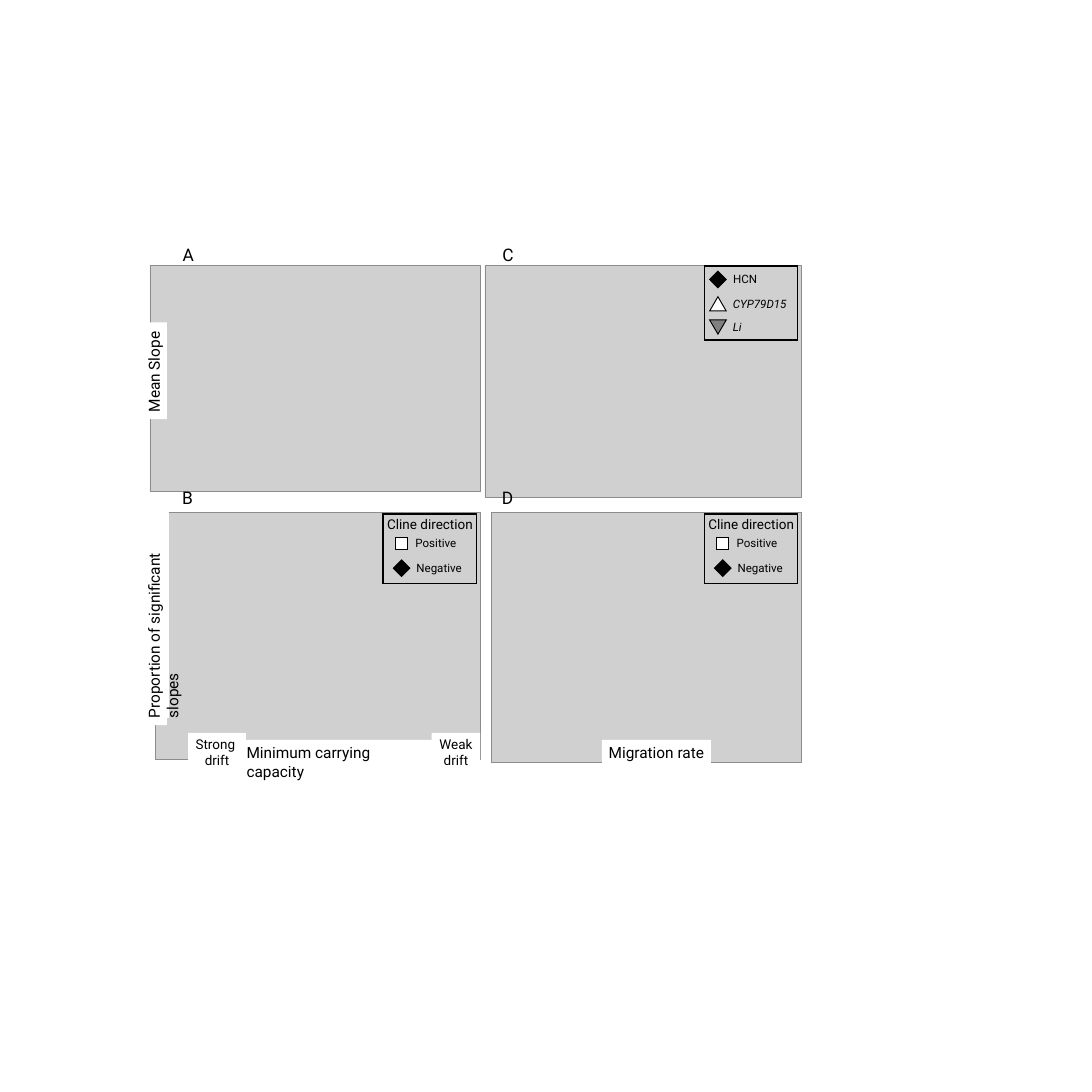
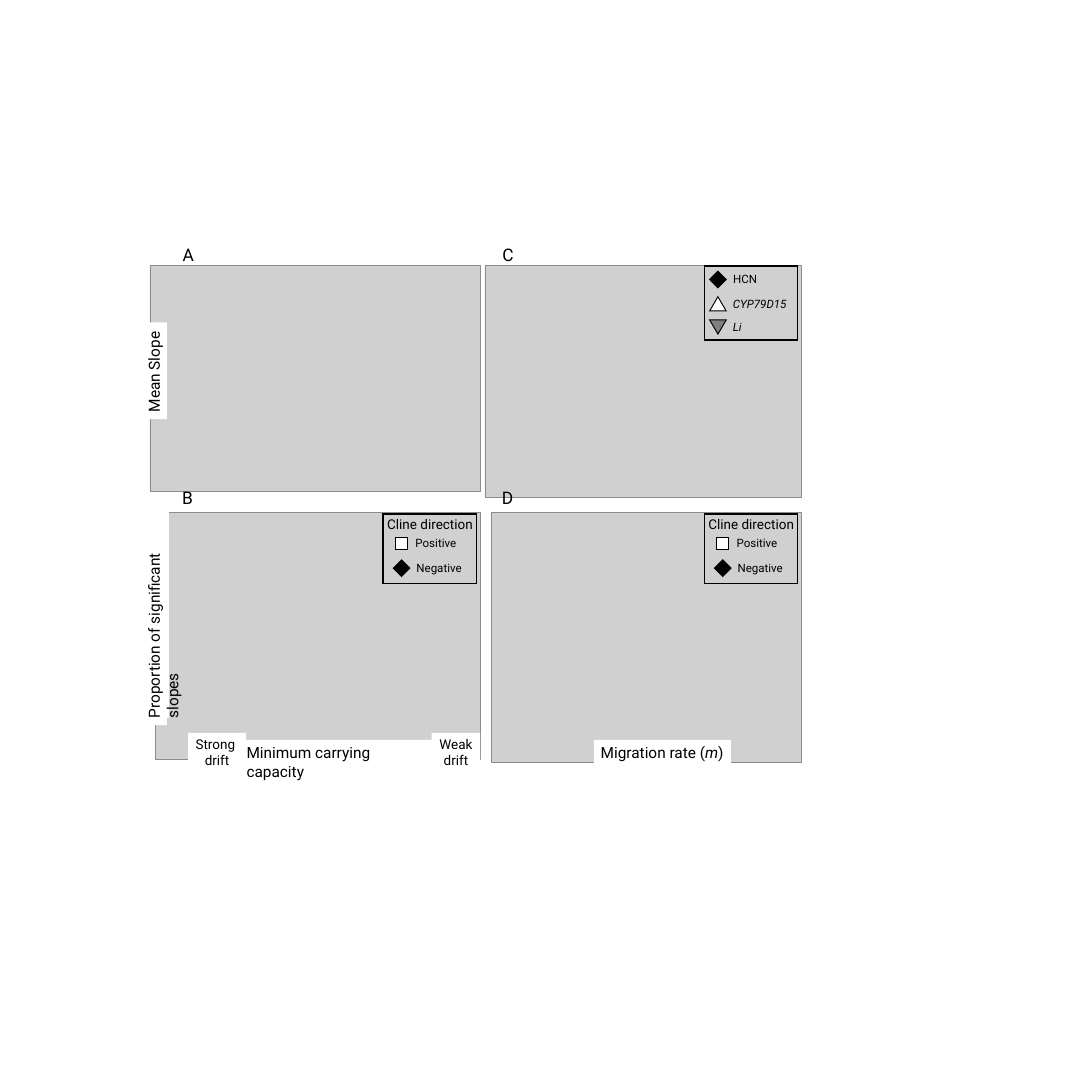
Before and after one commit to James-S-Santangelo/Simulating-Evolutionary-Clines-SEC-, a slide deck: slide 3 of SEC_Manuscript-Figures.pptx. Drawn at 1092x1092 pixels with LibreOffice and Linux fonts; fonts in the diff are those of the drawing; grey boxes stand for pictures. Boxes give left, top, right and bottom in pixels: in the first picture for what was removed or moved away, otherwise in the second. Text is boxed around its words. In the diff, an @@ line names an element or a change of style, - is before the commit and + after.

```diff
--- a/SEC_Manuscript-Figures.pptx
+++ b/SEC_Manuscript-Figures.pptx
@@ rectangle "Migration rate (m)": place and size @@
-rectangle "Migration rate (m)" at [602,740,711,765]
+rectangle "Migration rate (m)" at [593,740,731,765]
@@ text in rectangle at [601,746,724,762]: text changed @@
-Migration rate
+Migration rate (m)
```
Also in this commit, not shown: 3 slides added, 1 slide removed, 2 other files.
